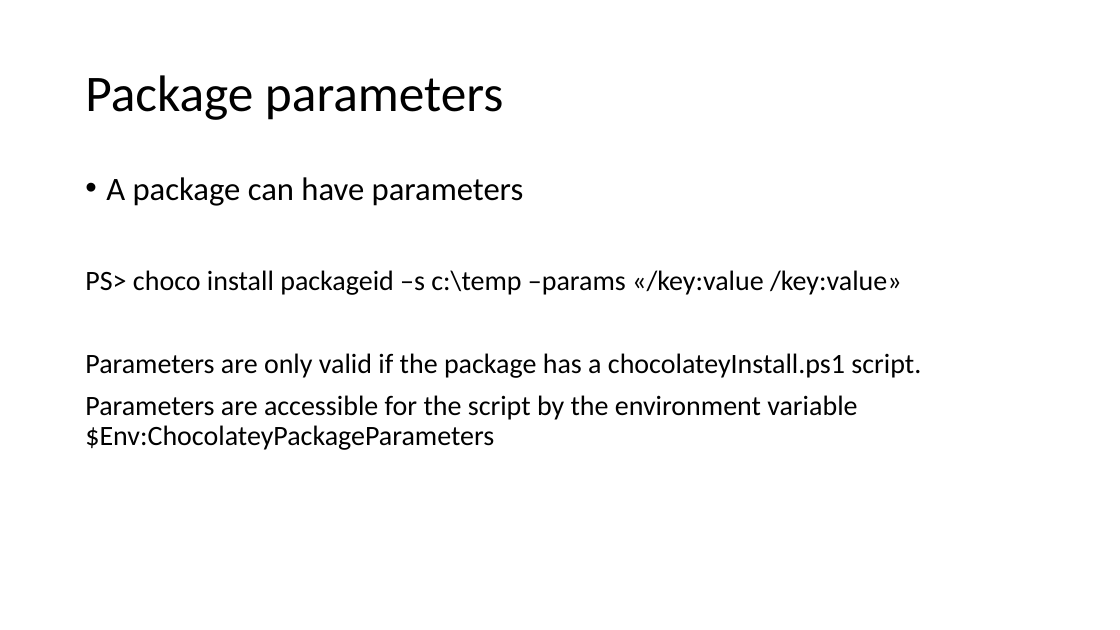
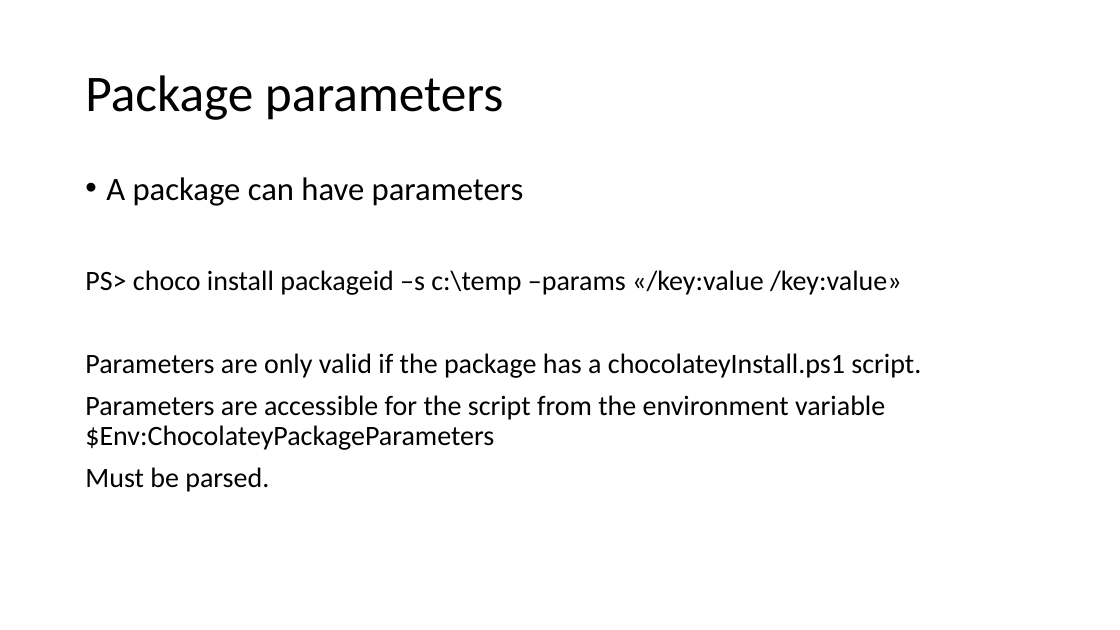
Before and after one commit to DIPSAS/InstallationTech, a slide deck: slide 33 of docs/InstallationCourse.pptx. Drawn at 1120x630 pixels with LibreOffice and Linux fonts; fonts in the diff are those of the drawing. Boxes give left, top, right and bottom in pixels: in the first picture for what was removed or moved away, otherwise in the second. Text is boxed around its words. In the diff, an @@ line names an element or a change of style, - is before the commit and + after.

Commit message:
Updates to presentation

```diff
--- a/docs/InstallationCourse.pptx
+++ b/docs/InstallationCourse.pptx
@@ text at bbox=[85, 395, 885, 492]: text changed @@
-Parameters are accessible for the script by the environment variable $Env:ChocolateyPackageParameters
+Parameters are accessible for the script from the environment variable $Env:ChocolateyPackageParameters
+Must be parsed.
```
Also in this commit, not shown: 6 other slides changed, 2 slides added.
